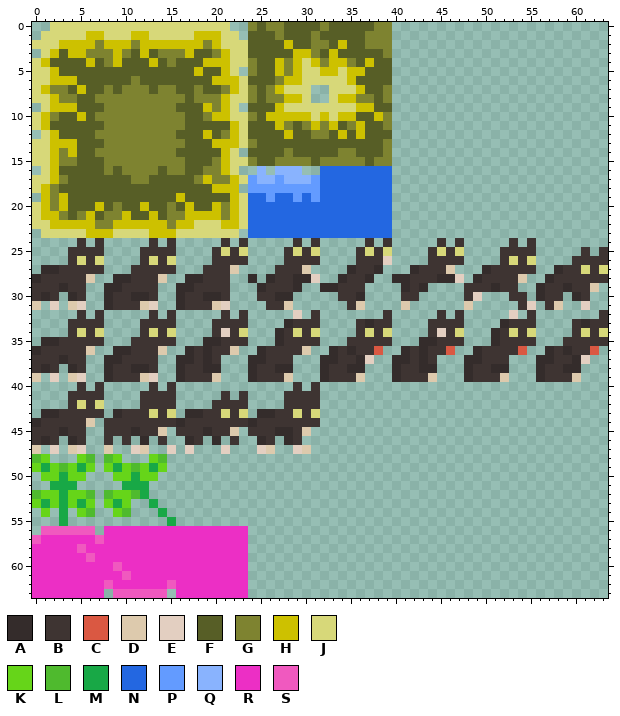
Pixel-art file, stored at ss.aseprite. Above is the file before it was changed.
64x64 pixels, 1 frame. Colours within 5 levels of each other are drawn and written as one.
Palette (. is transparent): A #342c2b  B #3e3432  C #da5842  D #ddcaad  E #e3cfc1  F #575e26  G #7e8330  H #cdc100  J #d7d879  K #66d519  L #4fba2e  M #18a846  N #2367e1  P #639bff  Q #89b3fe  R #ec2fc5  S #f059bf
After:
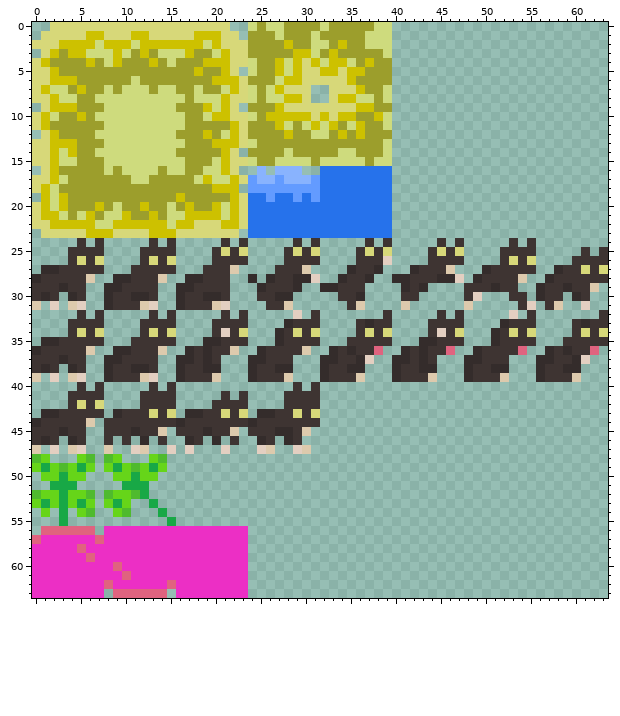
The exact change:
@@ palette @@
-F #575e26
+F #9c9e2c
-G #7e8330
+G #cedb7d
-N #2367e1
+N #2672eb
-S #f059bf
+S #e0637f
--- layer "Layer 1"
@@ x 36..63 @@
 35 BBBB...AABBB...ABBBB...BBBBB
-36 BBC..ABABBC..ABBBBC..ABABBC.
+36 BBS..ABABBS..ABBBBS..ABABBS.
 37 AE..AABAB...AABBB...AABBAE..
Changed places in both pictures, as pixel boxes (x1, y1, x2, y2):
changed: (50, 22, 392, 238)
changed: (374, 346, 383, 355)
changed: (446, 346, 455, 355)
changed: (518, 346, 527, 355)
changed: (590, 346, 599, 355)
changed: (32, 526, 176, 598)
